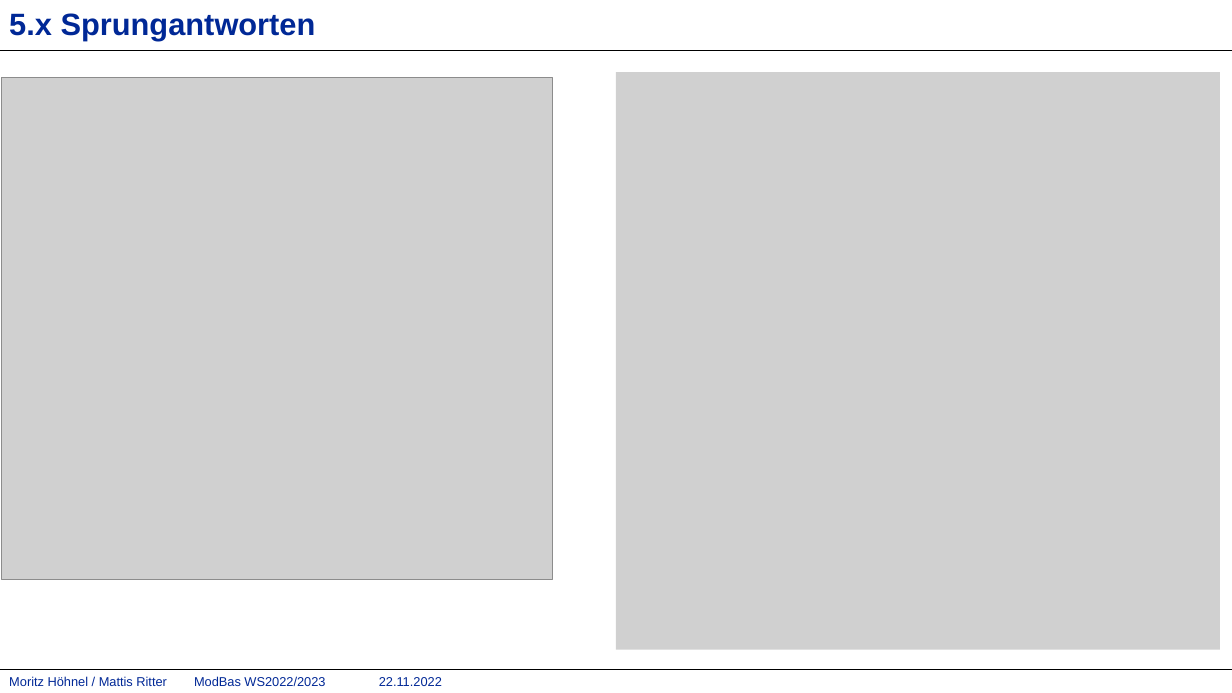
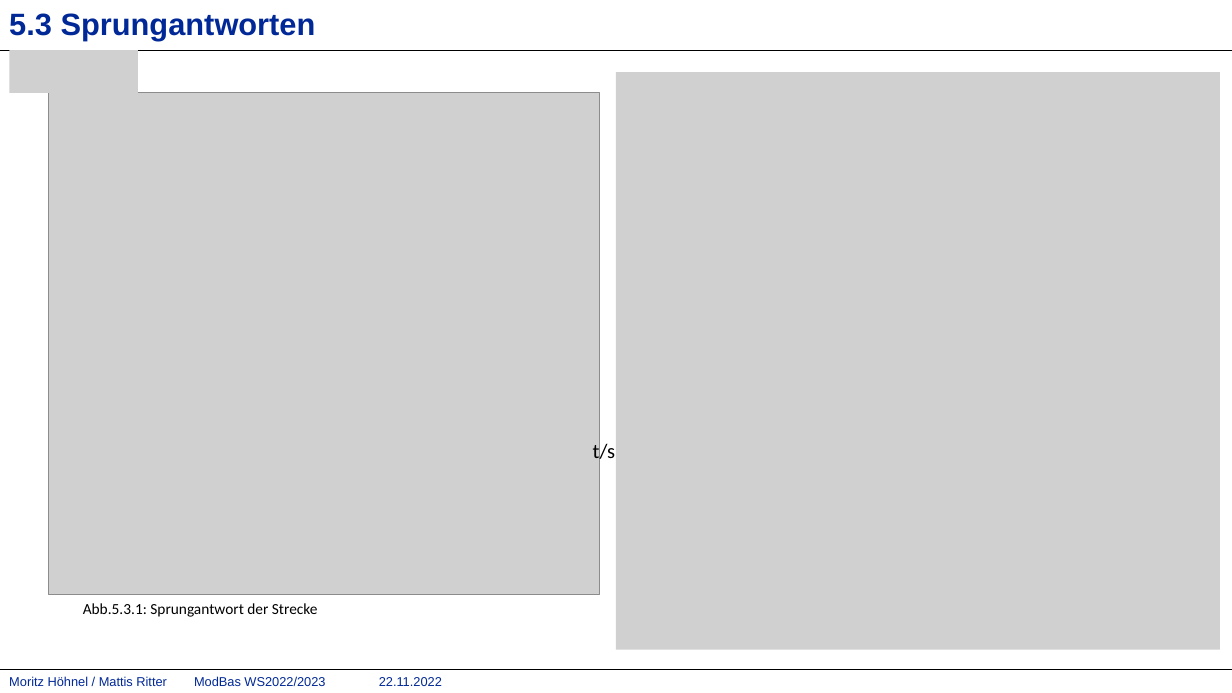
Before and after one commit to mattisritter/VerteilteSysteme, a slide deck: slide 5 of Modbas/Doku/ModBas.pptx (slide 2 before the commit). Drawn at 1232x693 pixels with LibreOffice and Linux fonts; fonts in the diff are those of the drawing; grey boxes stand for pictures; background and template pictures are left out. Boxes give left, top, right and bottom in pixels: in the first picture for what was removed or moved away, otherwise in the second. Text is boxed around its words. In the diff, an @@ line names an element or a change of style, - is before the commit and + after.

```diff
--- a/Modbas/Doku/ModBas.pptx
+++ b/Modbas/Doku/ModBas.pptx
@@ title at (9,13,316,40): text changed @@
-5.x Sprungantworten
+5.3 Sprungantworten
@@ picture added at (9,50,138,92) @@
@@ picture: place and size @@
-picture at (2,78,553,579)
+picture at (49,93,600,595)
@@ text added at (593,441,615,464), 16 pt, text #000000 @@
+t/s
@@ text added at (83,603,318,617), 12 pt, text #000000 @@
+Abb.5.3.1: Sprungantwort der Strecke
```
Also in this commit, not shown: 2 other slides changed, 7 slides added.
